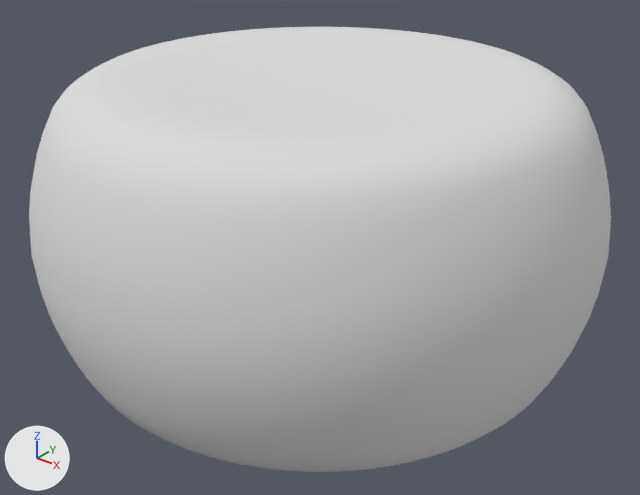
One commit to the glTF model model/Cove2.gltf: the scene before it, then after it.
Rendered twice from a 50 mm lens placed at (147.9, -184.9, 130.2), pointed at (2.9, -3.6, 17.8). The lights are fixed; the arrows at lower left show +X, +Y and +Z. Vertices at the same position are counted once.

Objects in the first picture: 'Cove_2'.
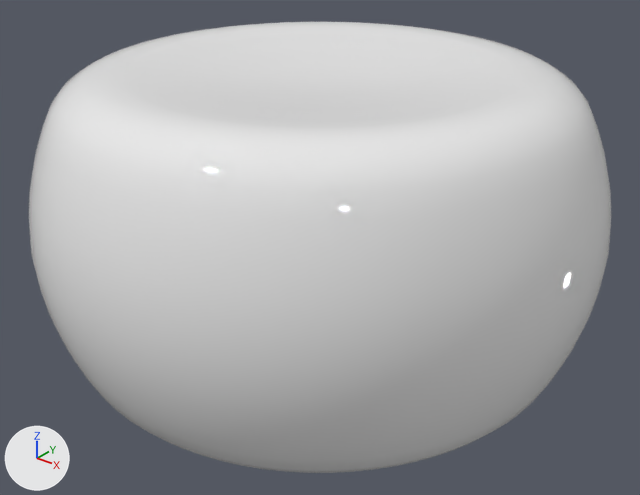
Commit message: Cove fixes

Edits to the bpy script that builds the scene:
```text
Add mat_cove:
    mat_cove = principled_material('Cove')
    mat_cove.base_color = (0.842, 0.842, 0.842)  # white #ececec
    mat_cove.roughness = 0.0
Change me_cove_2:
    used by ob_cove_2; location = (0.0, 0.0, 0.0); rotation_euler = (1.571, 0.0, 0.0), in degrees (90, 0, 0); scale = (7.63, 7.45, 7.63)
    remove me_cove_2.from_pydata(...)  # 2987 vertices, 5970 faces; spans x -10.6..10.6, y -2.0..9.2, z -10.6..10.6
    add me_cove_2.from_pydata(...)  # 2881 vertices, 5758 faces; spans x -10.6..10.6, y -2.0..9.2, z -10.6..10.6
    me_cove_2 part 1: 5346 faces spanning x -10.6..10.6, y -2.0..9.2, z -10.6..10.6 switch from mat_floor (light grey #dddddd) to mat_cove (white #ececec)
Change ob_cove_2:
    ob_cove_2.scale: (7.63, 7.45, 7.63) -> (7.63, 7.63, 7.63)
```

Boxes [x1, y1, x2, y2] around the edits, measured in the pictures (640 x 495 px):
'Cove_2', reshaped, rescaled: before [29, 27, 611, 472]; after [29, 22, 611, 473]
